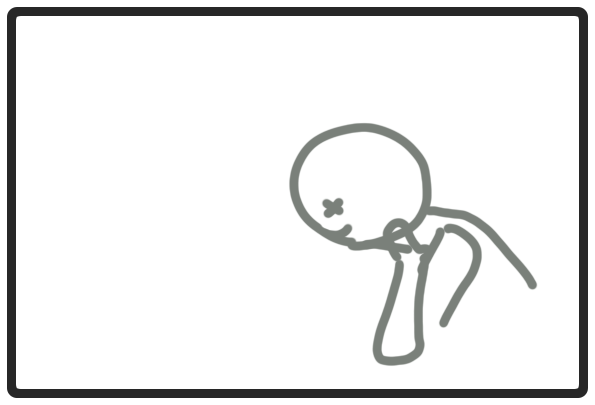
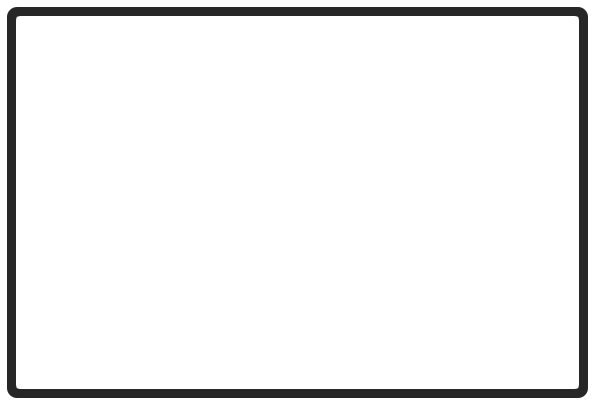
Two versions of the same layered image (595px x 405px). Layer-by-layer changes:
hid group "Group 1" (2 layers) over [289, 122, 538, 367]
